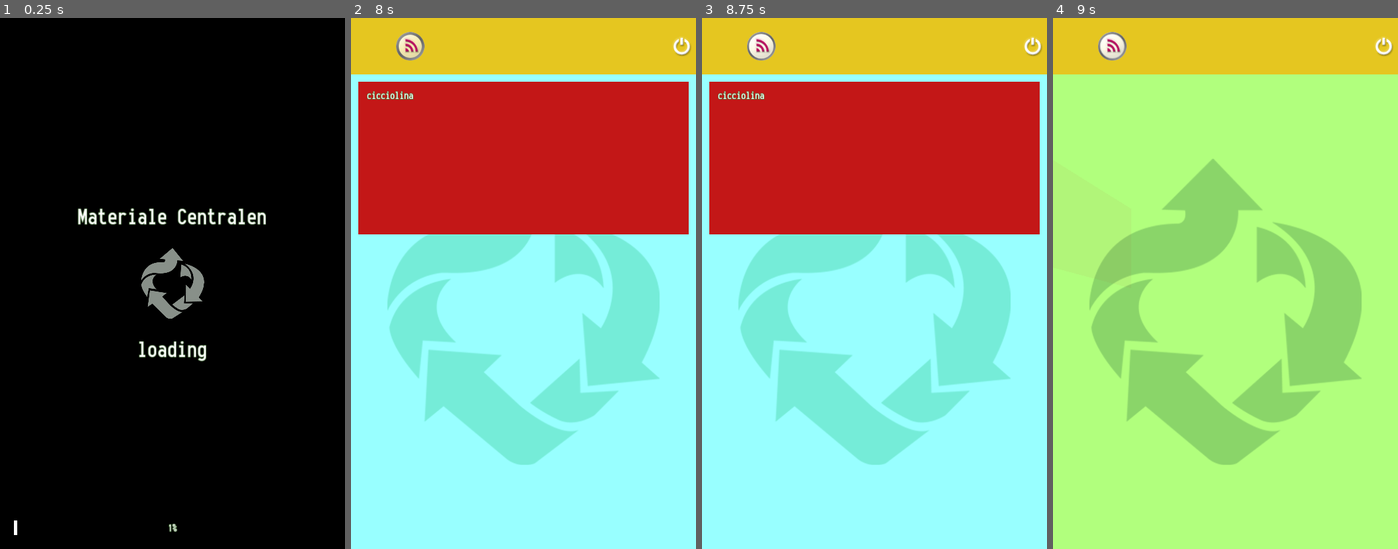
Above: before the commit, frames 1-4 (left to right).
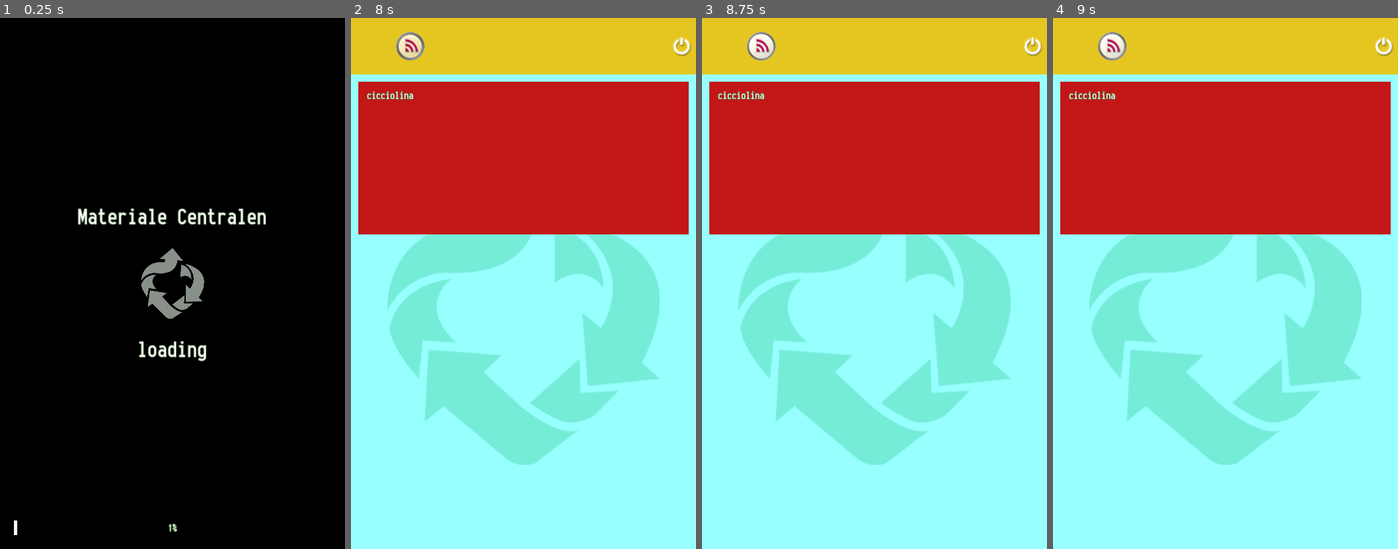
Above: after the commit, the same moments.

Repository: iRadEntertainment/mc_app
Game: Godot game, scene res://tabs/loading_screen.tscn
Same seed, same stepped clock (60 frames per second), same inputs: the game is played once before the commit and once after it.
Inputs (mouse positions are in pixels of both pictures, inside the frame that each line leads up to):
- Up to frame 1 (0.25 s): no input
- Up to frame 2 (8 s): move the mouse to (599, 256) at 0.52 s; click (599, 256) at 0.67 s; drag from (454, 310) to (506, 389) at 1.27 s; move the mouse to (558, 166) at 2.02 s; click (558, 166) at 2.17 s; drag from (506, 389) to (420, 203) at 2.77 s; move the mouse to (627, 363) at 3.52 s; click (627, 363) at 3.67 s; click (682, 44) at 4.25 s; click (409, 44) at 5 s; click (682, 44) at 5.75 s; click (409, 44) at 6.5 s; click (682, 44) at 7.25 s
- Up to frame 3 (8.75 s): click (760, 44) at 8 s
- Up to frame 4 (9 s): tap Enter at 8.75 s; drag from (1122, 203) to (1173, 150) at 8.77 s

Frames 1-3 are identical in both runs. In frame 4, 89% of the frame differs, in the area x 0-100%, y 10-100%.

Commit message:
default_env.tres deleted

Diff:
--- a/default_env.tres
+++ /dev/null
@@ -1,101 +0,0 @@
-[gd_resource type="Environment" load_steps=2 format=2]
-
-[sub_resource type="ProceduralSky" id=1]
-
-radiance_size = 4
-sky_top_color = Color( 0.0470588, 0.454902, 0.976471, 1 )
-sky_horizon_color = Color( 0.556863, 0.823529, 0.909804, 1 )
-sky_curve = 0.25
-sky_energy = 1.0
-ground_bottom_color = Color( 0.101961, 0.145098, 0.188235, 1 )
-ground_horizon_color = Color( 0.482353, 0.788235, 0.952941, 1 )
-ground_curve = 0.01
-ground_energy = 1.0
-sun_color = Color( 1, 1, 1, 1 )
-sun_latitude = 35.0
-sun_longitude = 0.0
-sun_angle_min = 1.0
-sun_angle_max = 100.0
-sun_curve = 0.05
-sun_energy = 16.0
-texture_size = 2
-
-[resource]
-
-background_mode = 0
-background_sky = SubResource( 1 )
-background_sky_custom_fov = 0.0
-background_color = Color( 0, 0, 0, 1 )
-background_energy = 0.0
-background_canvas_max_layer = 0
-ambient_light_color = Color( 0, 0, 0, 1 )
-ambient_light_energy = 0.0
-ambient_light_sky_contribution = 0.0
-fog_enabled = false
-fog_color = Color( 0.5, 0.6, 0.7, 1 )
-fog_sun_color = Color( 1, 0.9, 0.7, 1 )
-fog_sun_amount = 0.0
-fog_depth_enabled = true
-fog_depth_begin = 10.0
-fog_depth_curve = 1.0
-fog_transmit_enabled = false
-fog_transmit_curve = 1.0
-fog_height_enabled = false
-fog_height_min = 0.0
-fog_height_max = 100.0
-fog_height_curve = 1.0
-tonemap_mode = 0
-tonemap_exposure = 1.0
-tonemap_white = 1.0
-auto_exposure_enabled = false
-auto_exposure_scale = 0.4
-auto_exposure_min_luma = 0.05
-auto_exposure_max_luma = 8.0
-auto_exposure_speed = 0.5
-ss_reflections_enabled = false
-ss_reflections_max_steps = 64
-ss_reflections_fade_in = 0.15
-ss_reflections_fade_out = 2.0
-ss_reflections_depth_tolerance = 0.2
-ss_reflections_roughness = true
-ssao_enabled = false
-ssao_radius = 1.0
-ssao_intensity = 1.0
-ssao_radius2 = 0.0
-ssao_intensity2 = 1.0
-ssao_bias = 0.01
-ssao_light_affect = 0.0
-ssao_ao_channel_affect = 0.0
-ssao_color = Color( 0, 0, 0, 1 )
-ssao_quality = 0
-ssao_blur = 3
-ssao_edge_sharpness = 4.0
-dof_blur_far_enabled = false
-dof_blur_far_distance = 10.0
-dof_blur_far_transition = 5.0
-dof_blur_far_amount = 0.1
-dof_blur_far_quality = 1
-dof_blur_near_enabled = false
-dof_blur_near_distance = 2.0
-dof_blur_near_transition = 1.0
-dof_blur_near_amount = 0.1
-dof_blur_near_quality = 1
-glow_enabled = false
-glow_levels/1 = false
-glow_levels/2 = false
-glow_levels/3 = true
-glow_levels/4 = false
-glow_levels/5 = true
-glow_levels/6 = false
-glow_levels/7 = false
-glow_intensity = 0.8
-glow_strength = 1.0
-glow_bloom = 0.0
-glow_blend_mode = 2
-glow_hdr_threshold = 1.0
-glow_hdr_scale = 2.0
-glow_bicubic_upscale = false
-adjustment_enabled = false
-adjustment_brightness = 1.0
-adjustment_contrast = 1.0
-adjustment_saturation = 1.0
--- a/main.gd
+++ b/main.gd
@@ -15,5 +15,5 @@
 	var tab_next = glb.current_tab + 1
 	var tab_prev = glb.current_tab - 1
 	if   amt < 0 and tab_prev < 0: return
-	elif amt > 0 and tab_prev > n_tabs.size()-1: return
+	elif amt > 0 and tab_next > n_tabs.size()-1: return
 	n_tabs[glb.current_tab].swipe(amt)
--- a/project.godot
+++ b/project.godot
@@ -29,6 +29,7 @@
 
 [debug]
 
+gdscript/warnings/enable=false
 gdscript/warnings/return_value_discarded=false
 
 [display]
@@ -47,4 +48,3 @@
 quality/driver/driver_name="GLES2"
 quality/intended_usage/framebuffer_allocation=0
 quality/intended_usage/framebuffer_allocation.mobile=0
-environment/default_environment="res://default_env.tres"
